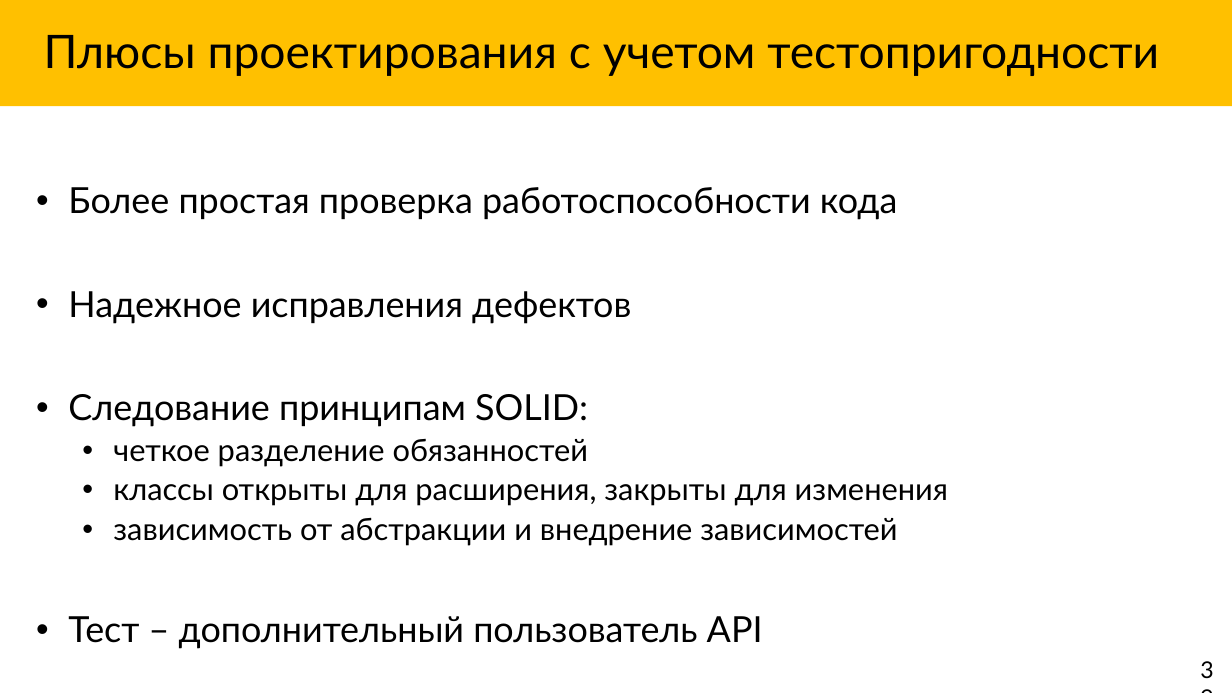
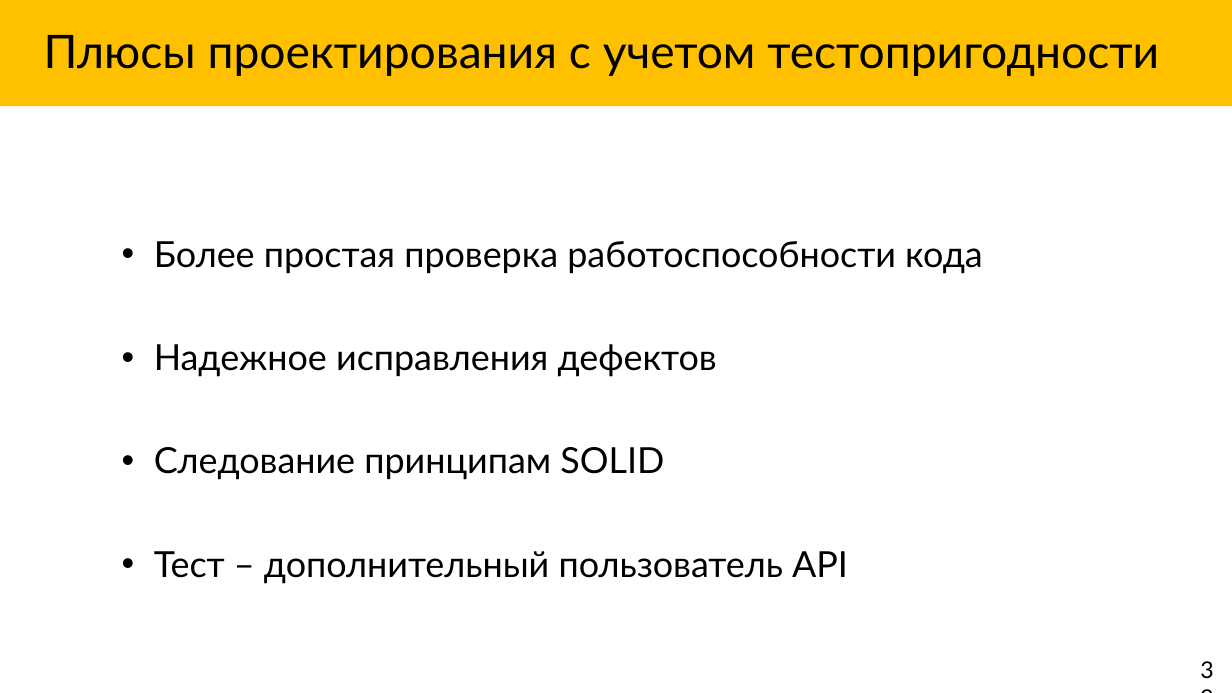
Before and after one commit to Markeli/BugsStrikesBack, a slide deck: slide 39 of docs/Markelow.UnitTests.pptx (slide 40 before the commit). Drawn at 1232x693 pixels with LibreOffice and Linux fonts; fonts in the diff are those of the drawing. Boxes give left, top, right and bottom in pixels: in the first picture for what was removed or moved away, otherwise in the second. Text is boxed around its words. In the diff, an @@ line names an element or a change of style, - is before the commit and + after.

```diff
--- a/docs/Markelow.UnitTests.pptx
+++ b/docs/Markelow.UnitTests.pptx
@@ text "Более простая проверка работоспособности кода": place and size @@
-text "Более простая проверка работоспособности кода" at [68,187,948,649]
+text "Более простая проверка работоспособности кода" at [154,241,983,584]
@@ text at [154,447,664,480]: text changed; size 24 to 28 pt @@
-• Следование принципам SOLID:
-  • четкое разделение обязанностей
-  • классы открыты для расширения, закрыты для изменения
-  • зависимость от абстракции и внедрение зависимостей
+• Следование принципам SOLID
```
Also in this commit, not shown: 26 other slides changed, 7 slides added, 3 slides removed, 10 other files.
